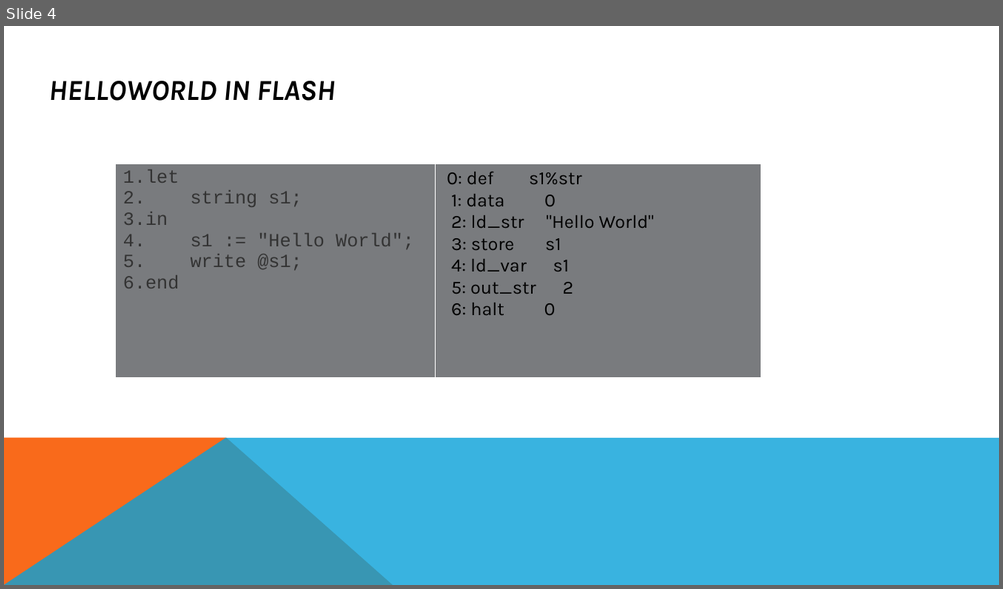
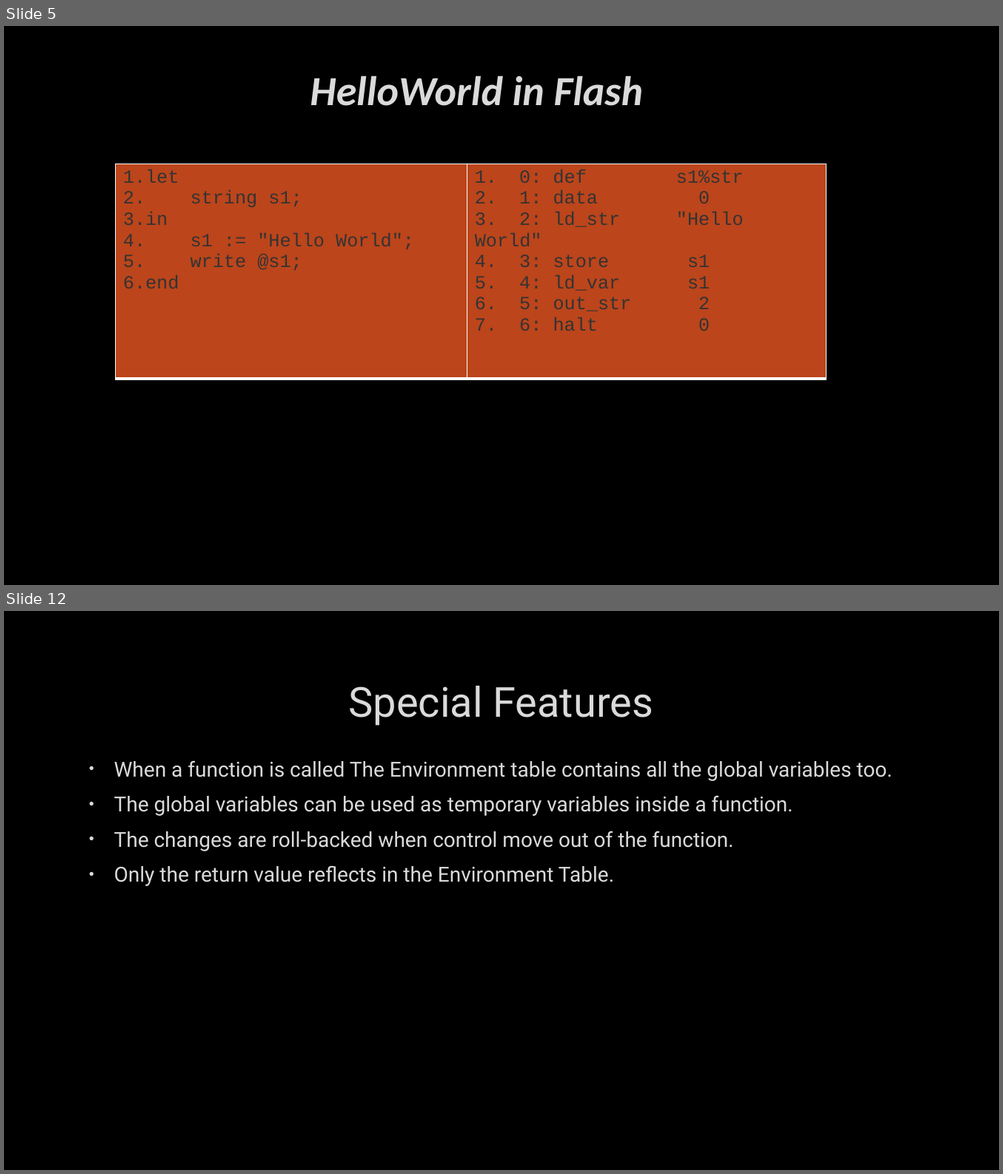
Before and after one commit to bhrlabs/CompilerRuntime, a slide deck: Document/Flash_ppt.pptx. Shown one above the other, each under a label of ours: slide 4 before the commit, slides 5 and 12 after it; the slides between them are not shown. The pictures are 1003x589 and 1003x1174 pixels, drawn with LibreOffice and Linux fonts; fonts in the diff are those of the drawing; background and template pictures are left out. Boxes give left, top, right and bottom in pixels: in the first picture for what was removed or moved away, otherwise in the second. Text is boxed around its words. In the diff, an @@ line names an element or a change of style, - is before the commit and + after.

```diff
--- a/Document/Flash_ppt.pptx
+++ b/Document/Flash_ppt.pptx
@@ slide 12 added at (x1=4, y1=611, x2=999, y2=1170), background picture (left out) @@
@@ title added at (x1=349, y1=686, x2=654, y2=726), 40 pt, text #DADADA @@
+Special Features
@@ text added at (x1=114, y1=760, x2=892, y2=886), 20 pt, text #DADADA @@
+• When a function is called The Environment table contains all the global variables too.
+• The global variables can be used as temporary variables inside a function.
+• The changes are roll-backed when control move out of the function.
+• Only the return value reflects in the Environment Table.
@@ what was slide 4 is now slide 5 @@
@@ slide 5 changed as well @@
@@ background #FFFFFF to picture (left out) @@
@@ title at (x1=310, y1=76, x2=643, y2=106): text changed; size 28 to 40 pt; font Karla to Calibri; text colour #000000 to #DADADA @@
-HELLOWORLD IN FLASH
+HelloWorld in Flash
@@ table at (x1=116, y1=164, x2=826, y2=379) @@
@@ fill #797B7E to #BC451B in row 1 @@
@@ font Karla to Courier New, text colour #000000 to #333333 in "0: def s1%str", "1: data 0", "2: ld_str "Hello World"", "3: store s1" and 3 more places @@
@@ bullet none to 1. @@
@@ table resized from (x1=116, y1=164, x2=761, y2=379) to (x1=116, y1=164, x2=826, y2=379) @@
@@ freeform shape removed at (x1=4, y1=438, x2=392, y2=585) @@
@@ freeform shape removed at (x1=4, y1=438, x2=999, y2=585) @@
```
Also in this commit, not shown: 12 other slides changed, 7 other slides added, 4 slides removed, 21 other files.
